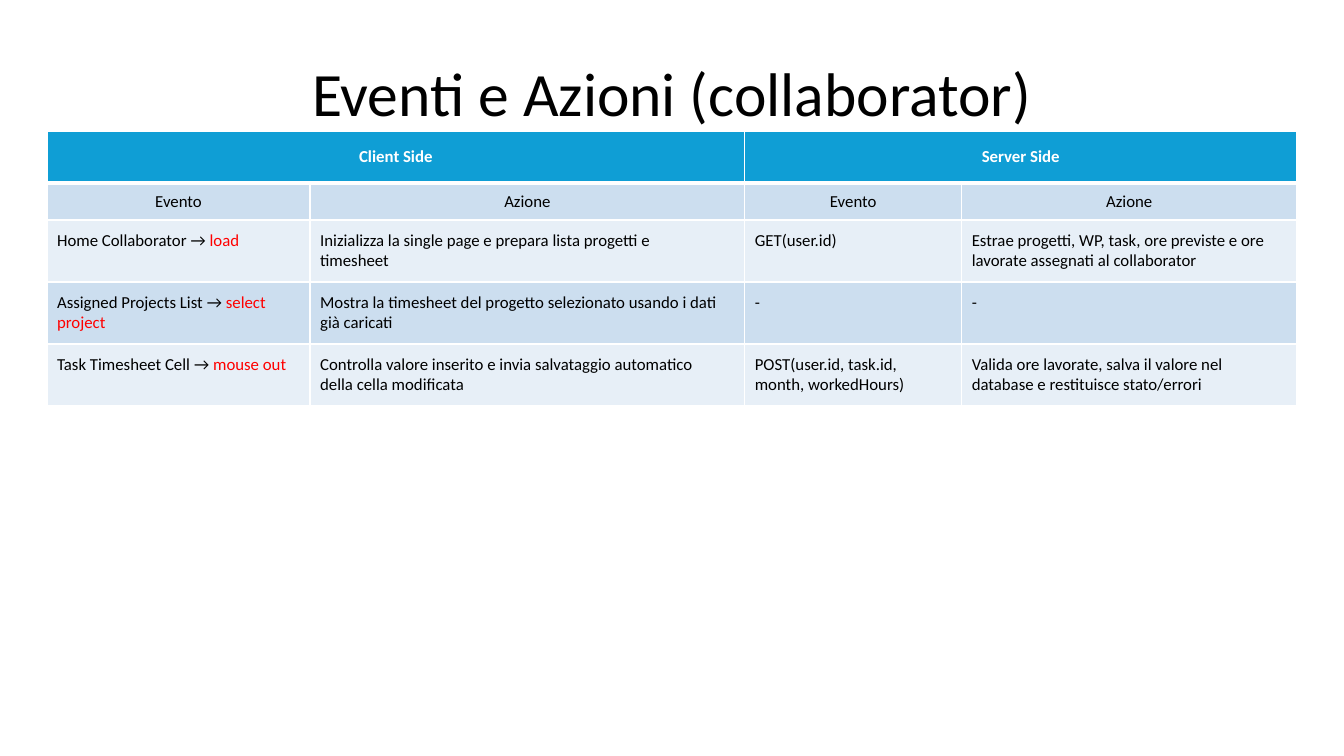
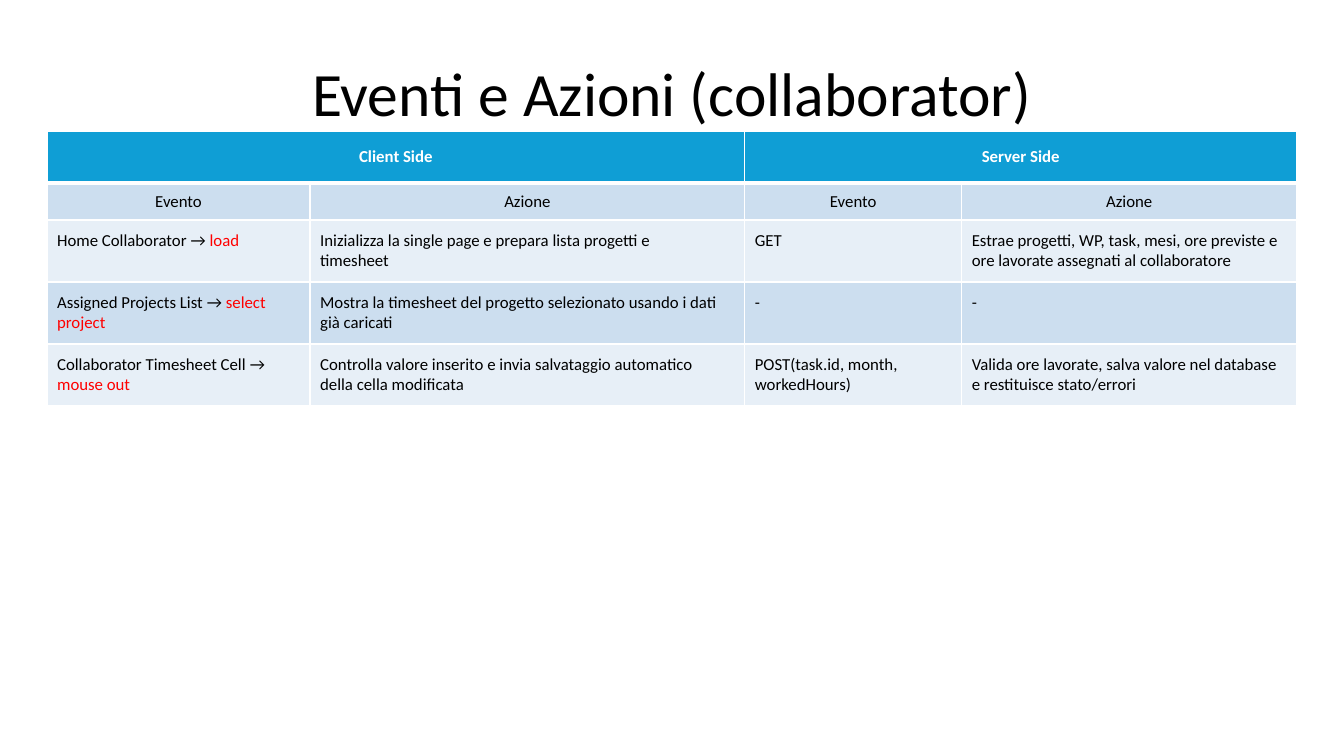
Before and after one commit to gilbertobrambilla/tiw-2026-html, a slide deck: slide 45 of docs/TIW_documentazione.pptx (slide 43 before the commit). Drawn at 1344x756 pixels with LibreOffice and Linux fonts; fonts in the diff are those of the drawing. Boxes give left, top, right and bottom in pixels: in the first picture for what was removed or moved away, otherwise in the second. Text is boxed around its words. In the diff, an @@ line names an element or a change of style, - is before the commit and + after.

```diff
--- a/docs/TIW_documentazione.pptx
+++ b/docs/TIW_documentazione.pptx
@@ table at <box>47,131,1297,403</box> @@
-row 3, column 3: GET(user.id)
+row 3, column 3: GET
-row 3, column 4: Estrae progetti, WP, task, ore previste e ore lavorate assegnati al collaborator
+row 3, column 4: Estrae progetti, WP, task, mesi, ore previste e ore lavorate assegnati al collaboratore
-row 5: Task Timesheet Cell → mouse out | Controlla valore inserito e invia salvataggio automatico della cella modificata | POST(user.id, task.id, month, workedHours) | Valida ore lavorate, salva il valore nel database e restituisce stato/errori
+row 5: Collaborator Timesheet Cell → mouse out | Controlla valore inserito e invia salvataggio automatico della cella modificata | POST(task.id, month, workedHours) | Valida ore lavorate, salva valore nel database e restituisce stato/errori
```
Also in this commit, not shown: 18 other slides changed, 4 slides added, 2 slides removed.
